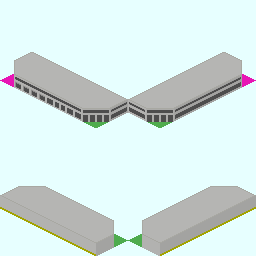
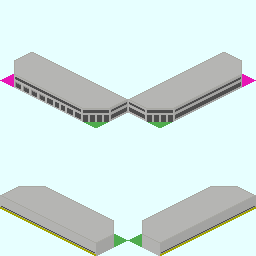
Revision of a layered (256, 256) image; what changed, layer by layer:
painted on "Base_Plate_1x3.png" over [1, 206, 256, 254]
